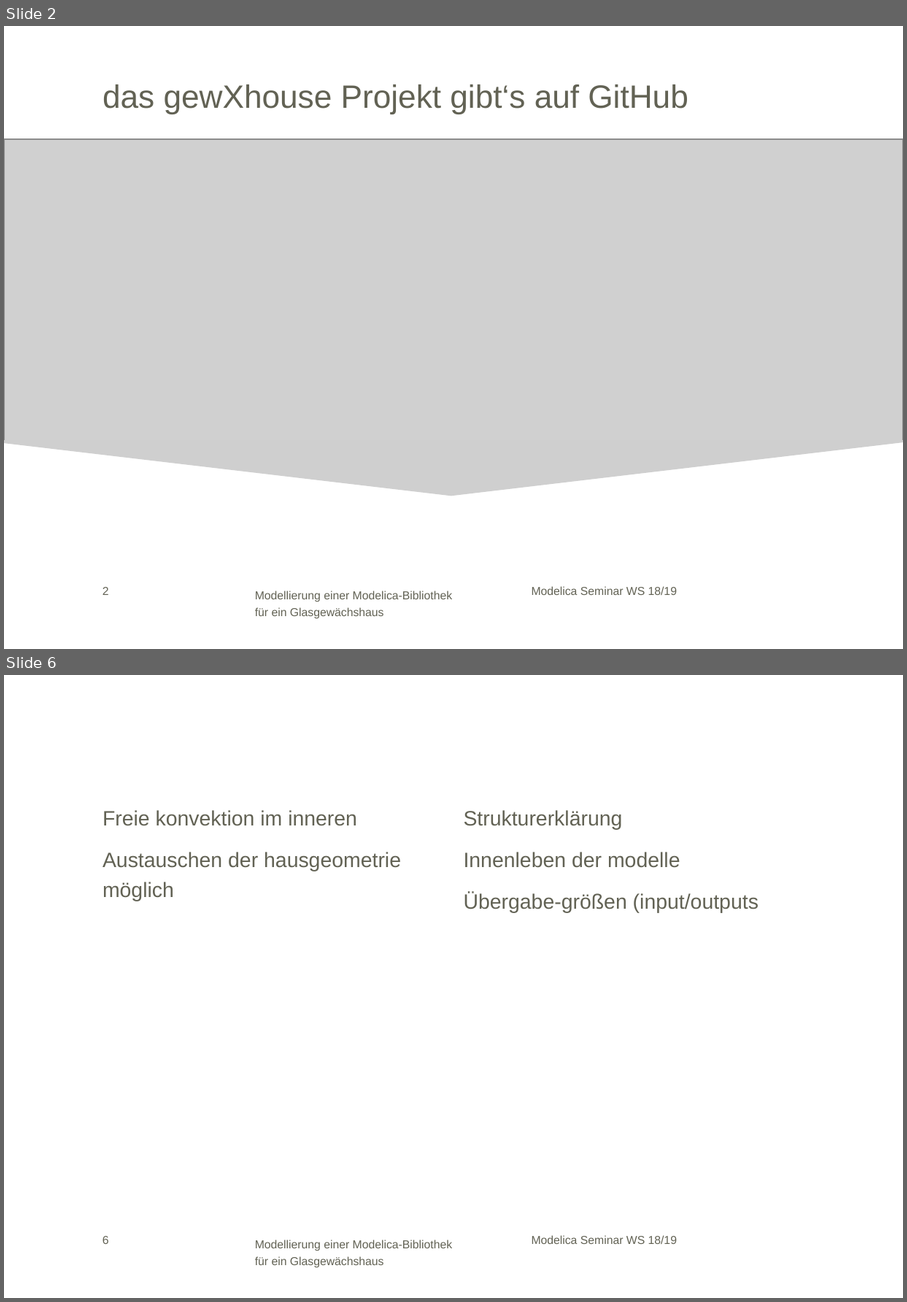
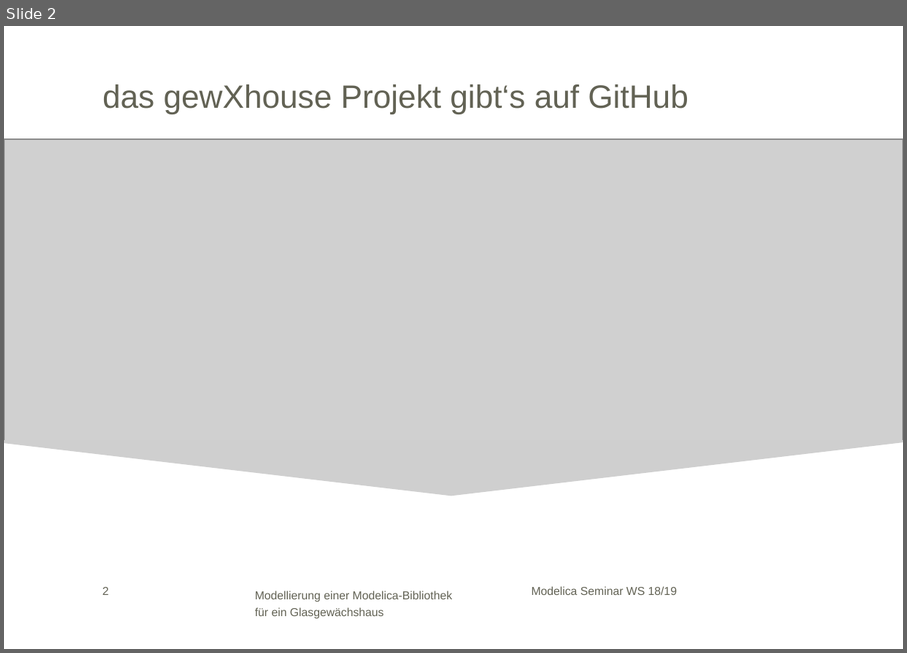
Before and after one commit to HeikoBielik/gewXhouse, a slide deck: Modelica WS 18_19_V3_edited_by_harry.pptx. Shown one above the other, each under a label of ours: slides 2 and 6 before the commit, slide 2 after it; the slides between them are not shown. The pictures are 907x1302 and 907x653 pixels, drawn with LibreOffice and Linux fonts; fonts in the diff are those of the drawing; grey boxes stand for pictures; background and template pictures are left out. Boxes give left, top, right and bottom in pixels: in the first picture for what was removed or moved away, otherwise in the second. Text is boxed around its words. In the diff, an @@ line names an element or a change of style, - is before the commit and + after.

```diff
--- a/Modelica WS 18_19_V3_edited_by_harry.pptx
+++ b/Modelica WS 18_19_V3_edited_by_harry.pptx
@@ slide 6 removed at [4,675,903,1298], background #FFFFFF; not listed: 3 template elements that a slide beside it also shows @@
@@ text removed at [103,810,401,901] @@
-Freie konvektion im inneren
-Austauschen der hausgeometrie möglich
@@ text removed at [464,810,759,913] @@
-Strukturerklärung
-Innenleben der modelle
-Übergabe-größen (input/outputs
```
Also in this commit, not shown: 4 slides changed, 3 slides added, 3 other slides removed.
